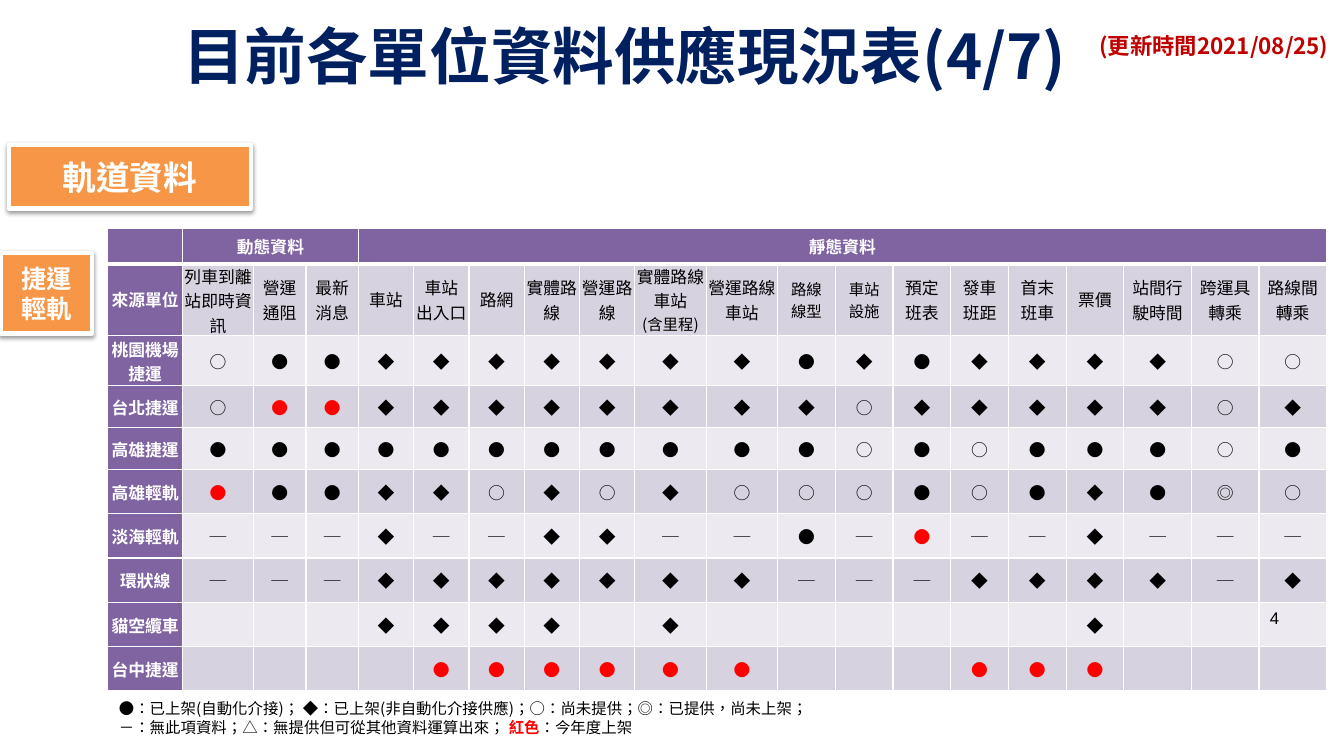
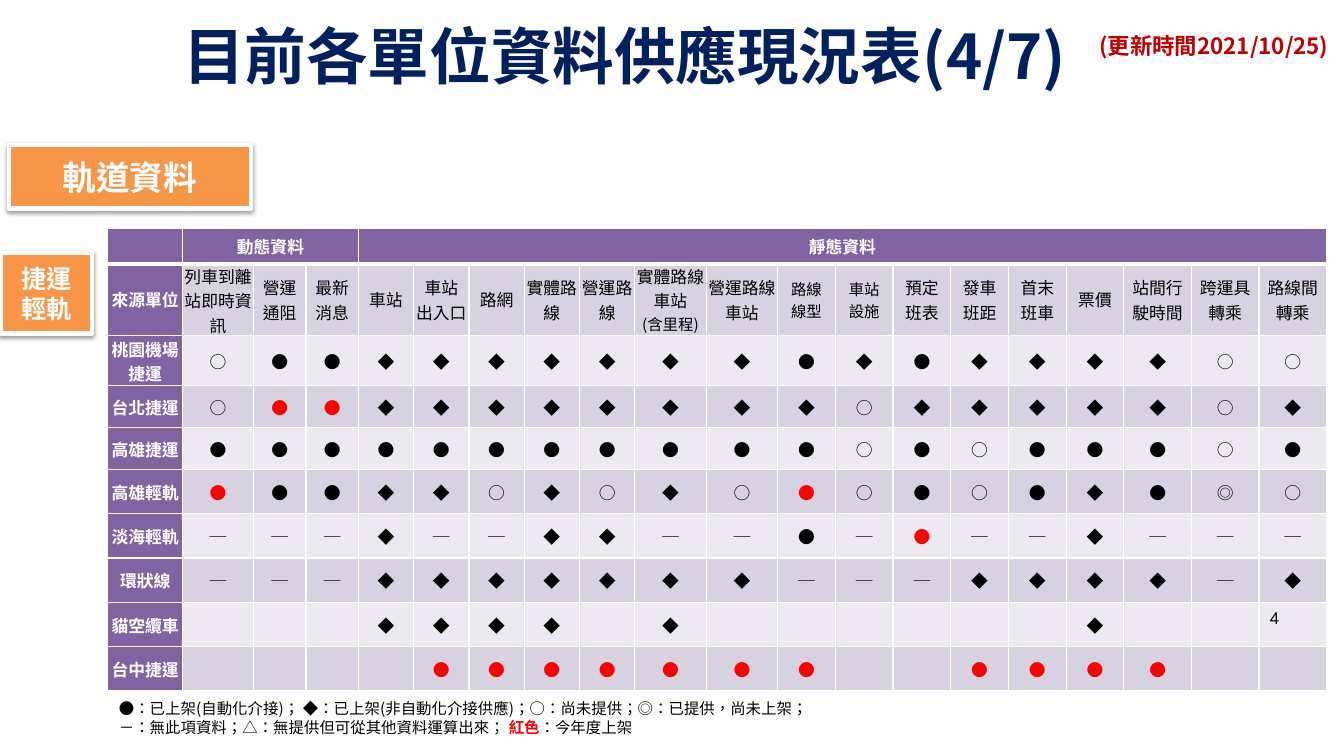
Before and after one commit to ptxmotc/data-provide-status, a slide deck: slide 4 of 各單位資料供應現況表.pptx. Drawn at 1344x756 pixels with LibreOffice and Linux fonts; fonts in the diff are those of the drawing; background and template pictures are left out. Boxes give left, top, right and bottom in pixels: in the first picture for what was removed or moved away, otherwise in the second. Text is boxed around its words. In the diff, an @@ line names an element or a change of style, - is before the commit and + after.

```diff
--- a/各單位資料供應現況表.pptx
+++ b/各單位資料供應現況表.pptx
@@ text at bbox=[1100, 35, 1329, 59]: text changed @@
-(更新時間2021/08/25)
+(更新時間2021/10/25)
@@ table at bbox=[108, 229, 1326, 692] @@
-row 6, column 12: ○
+row 6, column 12: ●
-row 10, column 12: 
+row 10, column 12: ●
-row 10, column 18: 
+row 10, column 18: ●
```
Also in this commit, not shown: 8 other slides changed, 1 other file.
